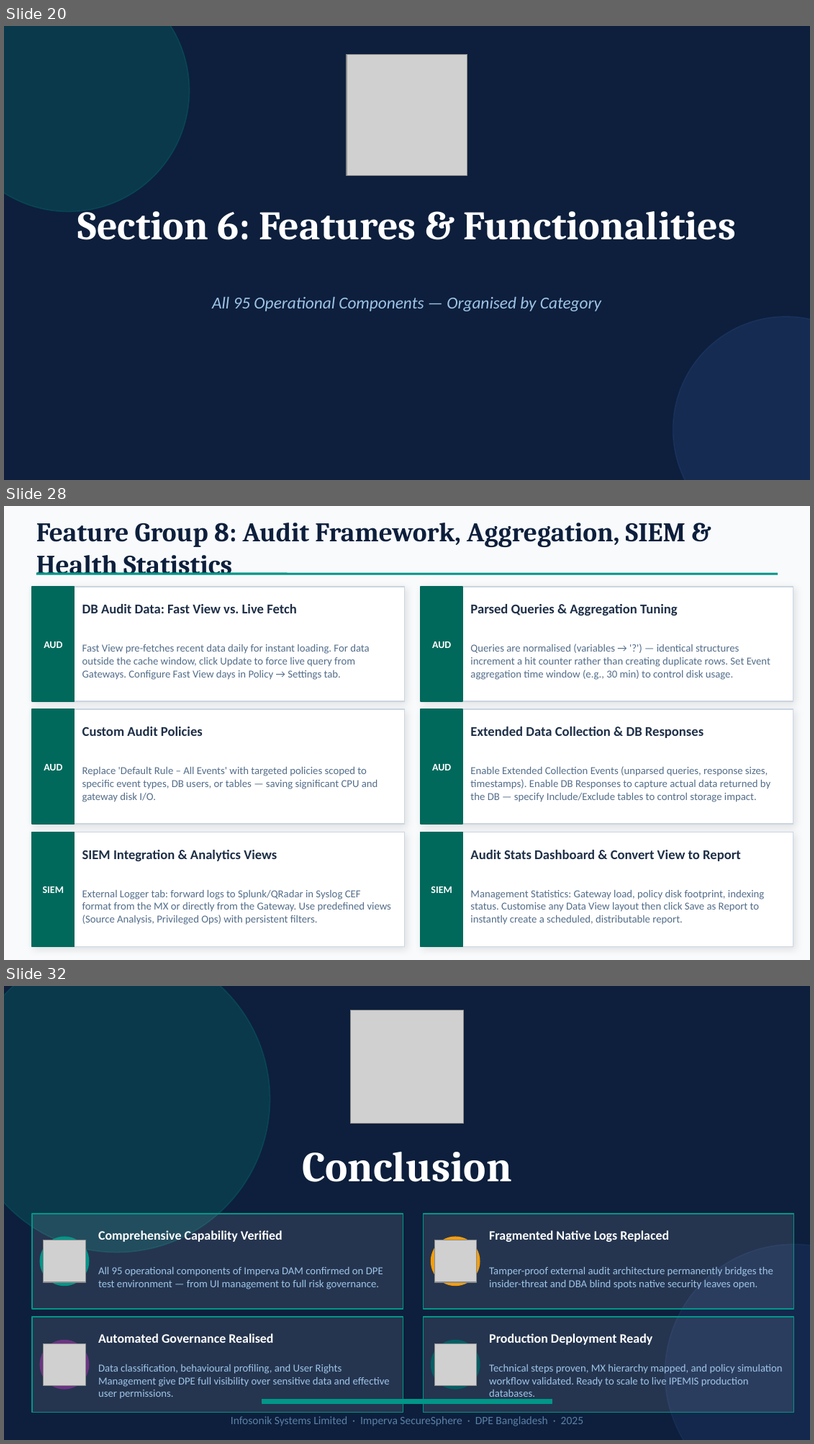
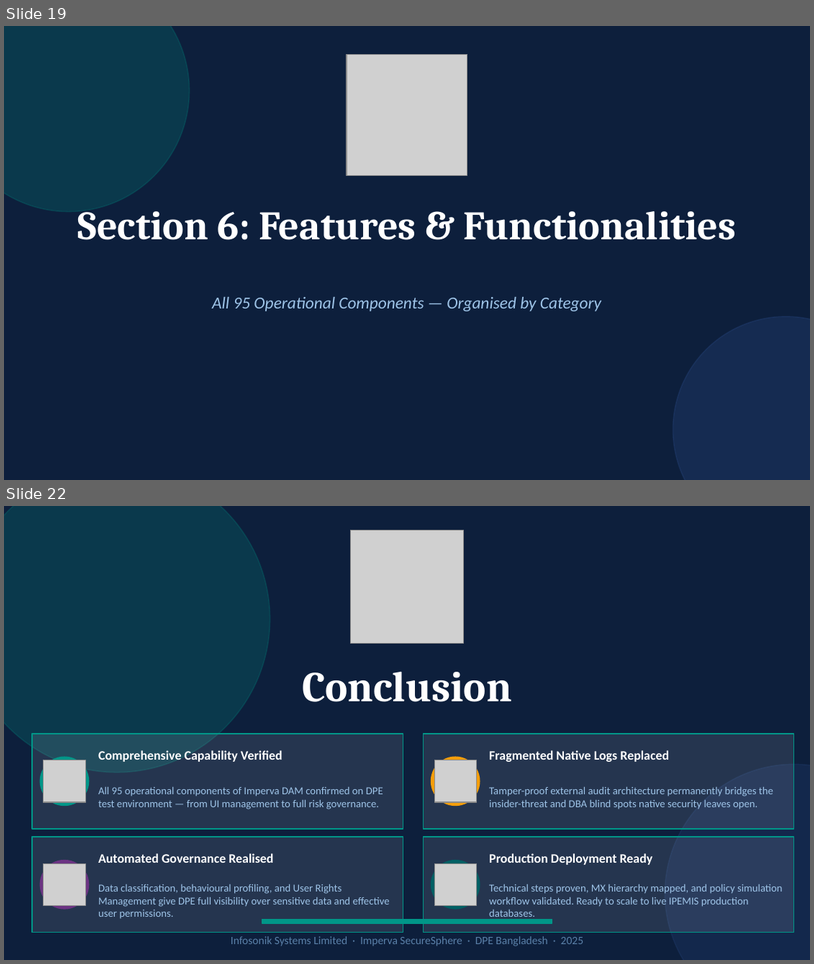
Before and after one commit to ImranNoorEmon/Imperva_DAM_Deployment_Procedure, a slide deck: presentations/Imperva_DAM.pptx. Shown one above the other, each under a label of ours: slides 20, 28 and 32 before the commit, slides 19 and 22 after it; the slides between them are not shown. The pictures are 814x1444 and 814x964 pixels, drawn with LibreOffice and Linux fonts; fonts in the diff are those of the drawing; grey boxes stand for pictures. Boxes give left, top, right and bottom in pixels: in the first picture for what was removed or moved away, otherwise in the second. Text is boxed around its words. In the diff, an @@ line names an element or a change of style, - is before the commit and + after.

```diff
--- a/presentations/Imperva_DAM.pptx
+++ b/presentations/Imperva_DAM.pptx
@@ slide 28 removed at bbox=[4, 506, 810, 960], background #F8FAFC @@
@@ text removed at bbox=[36, 523, 686, 575] @@
-Feature Group 8: Audit Framework, Aggregation, SIEM & Health Statistics
@@ rectangle removed at bbox=[32, 587, 405, 701] @@
@@ rectangle removed at bbox=[32, 587, 74, 701] @@
@@ line removed from (36, 574) to (778, 574) @@
@@ rectangle removed at bbox=[421, 587, 793, 701] @@
@@ rectangle removed at bbox=[421, 587, 463, 701] @@
@@ text removed at bbox=[82, 604, 297, 613] @@
-DB Audit Data: Fast View vs. Live Fetch
@@ text removed at bbox=[471, 604, 678, 615] @@
-Parsed Queries & Aggregation Tuning
@@ text removed at bbox=[44, 641, 62, 648] @@
-AUD
@@ text removed at bbox=[82, 644, 369, 680] @@
-Fast View pre-fetches recent data daily for instant loading. For data outside the cache window, click Update to force live query from Gateways. Configure Fast View days in Policy → Settings tab.
@@ text removed at bbox=[432, 641, 451, 648] @@
-AUD
@@ text removed at bbox=[471, 644, 771, 680] @@
-Queries are normalised (variables → '?') — identical structures increment a hit counter rather than creating duplicate rows. Set Event aggregation time window (e.g., 30 min) to control disk usage.
@@ rectangle removed at bbox=[32, 709, 405, 824] @@
@@ rectangle removed at bbox=[32, 709, 74, 824] @@
@@ rectangle removed at bbox=[421, 709, 793, 824] @@
@@ rectangle removed at bbox=[421, 709, 463, 824] @@
@@ text removed at bbox=[82, 726, 203, 736] @@
-Custom Audit Policies
@@ text removed at bbox=[471, 726, 704, 738] @@
-Extended Data Collection & DB Responses
@@ text removed at bbox=[44, 764, 62, 770] @@
-AUD
@@ text removed at bbox=[432, 764, 451, 770] @@
-AUD
@@ text removed at bbox=[82, 766, 378, 802] @@
-Replace 'Default Rule – All Events' with targeted policies scoped to specific event types, DB users, or tables — saving significant CPU and gateway disk I/O.
@@ text removed at bbox=[471, 766, 771, 802] @@
-Enable Extended Collection Events (unparsed queries, response sizes, timestamps). Enable DB Responses to capture actual data returned by the DB — specify Include/Exclude tables to control storage impact.
@@ rectangle removed at bbox=[32, 831, 405, 947] @@
@@ rectangle removed at bbox=[32, 831, 74, 947] @@
@@ text removed at bbox=[82, 849, 277, 861] @@
-SIEM Integration & Analytics Views
@@ rectangle removed at bbox=[421, 831, 793, 947] @@
@@ rectangle removed at bbox=[421, 831, 463, 947] @@
@@ text removed at bbox=[471, 849, 741, 861] @@
-Audit Stats Dashboard & Convert View to Report
@@ text removed at bbox=[43, 886, 64, 893] @@
-SIEM
@@ text removed at bbox=[82, 889, 391, 924] @@
-External Logger tab: forward logs to Splunk/QRadar in Syslog CEF format from the MX or directly from the Gateway. Use predefined views (Source Analysis, Privileged Ops) with persistent filters.
@@ text removed at bbox=[431, 886, 452, 893] @@
-SIEM
@@ text removed at bbox=[471, 889, 764, 924] @@
-Management Statistics: Gateway load, policy disk footprint, indexing status. Customise any Data View layout then click Save as Report to instantly create a scheduled, distributable report.
@@ what was slide 20 is now slide 19 @@
@@ what was slide 32 is now slide 22 @@
```
Also in this commit, not shown: 2 slides changed, 1 slide added, 10 other slides removed.
